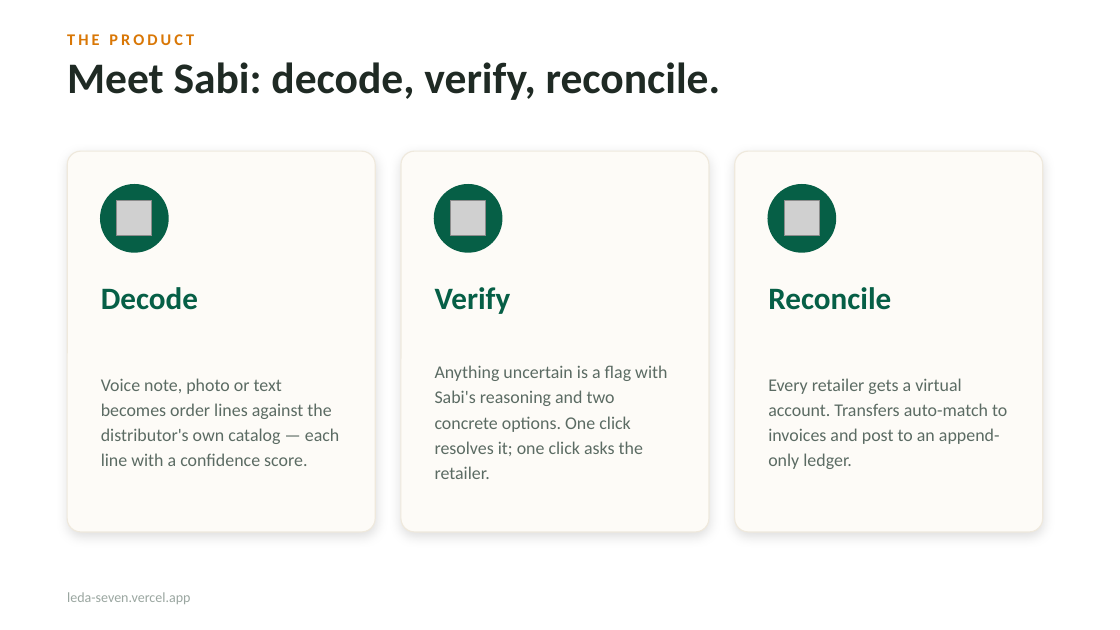
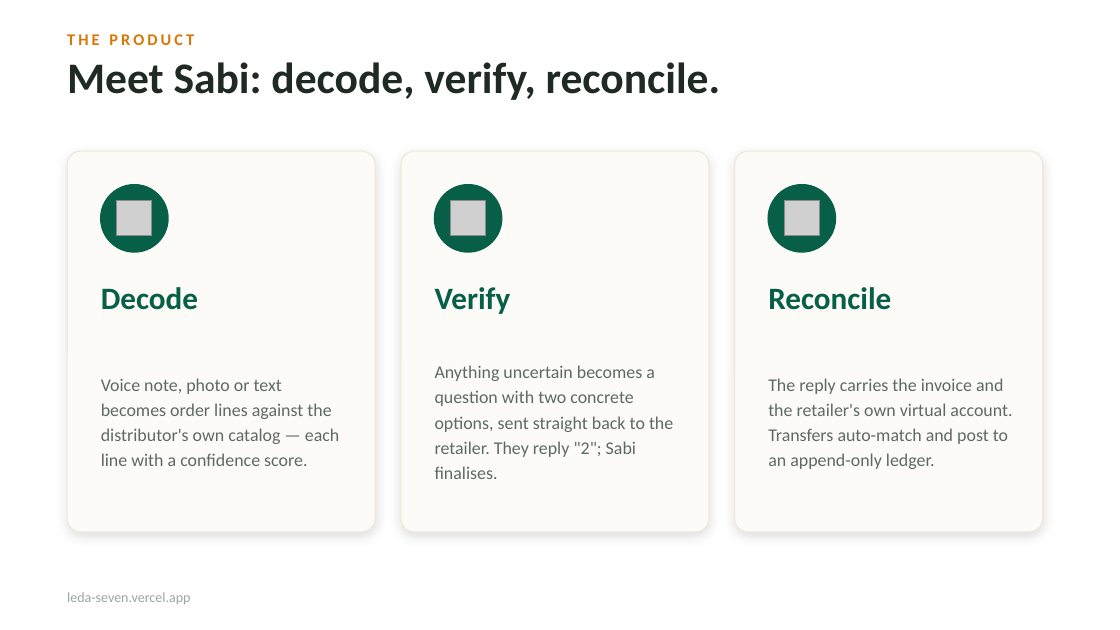
Before and after one commit to treasurebby/Leda, a slide deck: slide 3 of docs/Leda-Hackathon-Demo.pptx. Drawn at 1120x630 pixels with LibreOffice and Linux fonts; fonts in the diff are those of the drawing; grey boxes stand for pictures. Boxes give left, top, right and bottom in pixels: in the first picture for what was removed or moved away, otherwise in the second. Text is boxed around its words. In the diff, an @@ line names an element or a change of style, - is before the commit and + after.

```diff
--- a/docs/Leda-Hackathon-Demo.pptx
+++ b/docs/Leda-Hackathon-Demo.pptx
@@ text at [435, 365, 673, 479]: text changed @@
-Anything uncertain is a flag with Sabi's reasoning and two concrete options. One click resolves it; one click asks the retailer.
+Anything uncertain becomes a question with two concrete options, sent straight back to the retailer. They reply "2"; Sabi finalises.
@@ text at [768, 378, 1012, 469]: text changed @@
-Every retailer gets a virtual account. Transfers auto-match to invoices and post to an append-only ledger.
+The reply carries the invoice and the retailer's own virtual account. Transfers auto-match and post to an append-only ledger.
```
Also in this commit, not shown: 2 other slides changed.
